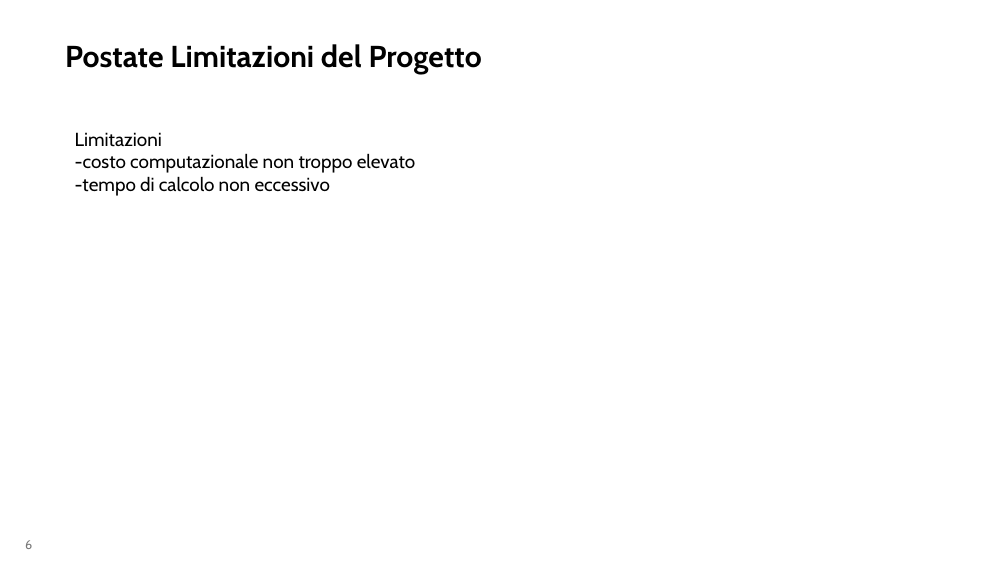
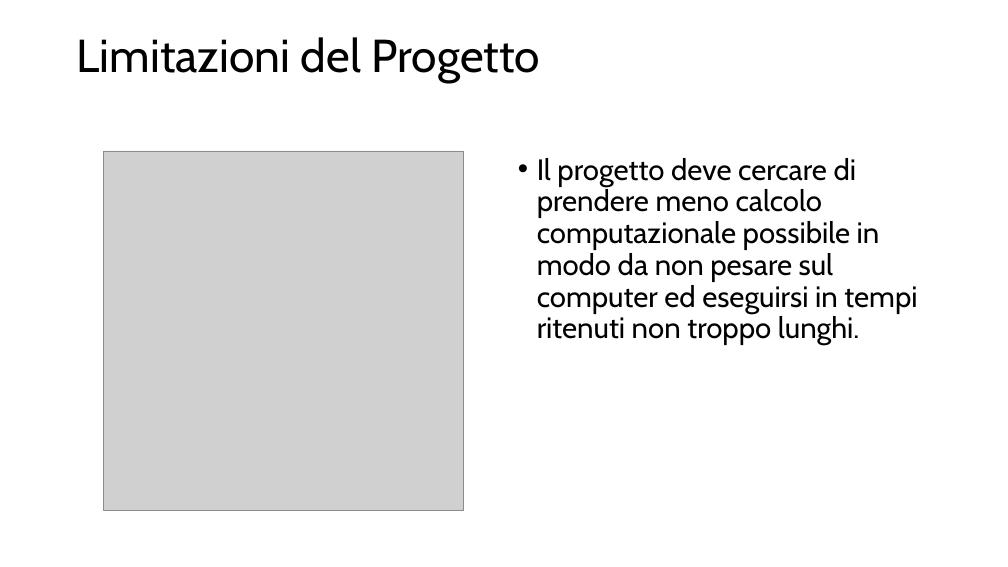
Before and after one commit to aleeteo/leaf_ID, a slide deck: slide 6 of presentazione/ProjectLeafWIP.pptx. Drawn at 1008x567 pixels with LibreOffice and Linux fonts; fonts in the diff are those of the drawing; grey boxes stand for pictures. Boxes give left, top, right and bottom in pixels: in the first picture for what was removed or moved away, otherwise in the second. Text is boxed around its words. In the diff, an @@ line names an element or a change of style, - is before the commit and + after.

```diff
--- a/presentazione/ProjectLeafWIP.pptx
+++ b/presentazione/ProjectLeafWIP.pptx
@@ title at box(77, 37, 540, 83): text changed; size 28.8 to 44 pt; bold off @@
-Postate Limitazioni del Progetto
+Limitazioni del Progetto
@@ picture added at box(104, 151, 464, 511) @@
@@ text at box(537, 158, 917, 346): text changed; size 18 to 28 pt @@
-Limitazioni
--costo computazionale non troppo elevato
--tempo di calcolo non eccessivo
+• Il progetto deve cercare di prendere meno calcolo computazionale possibile in modo da non pesare sul computer ed eseguirsi in tempi ritenuti non troppo lunghi.
@@ page number removed at box(25, 540, 32, 549) @@
-6
```
Also in this commit, not shown: 7 other slides changed, 9 slides added, 2 slides removed.
